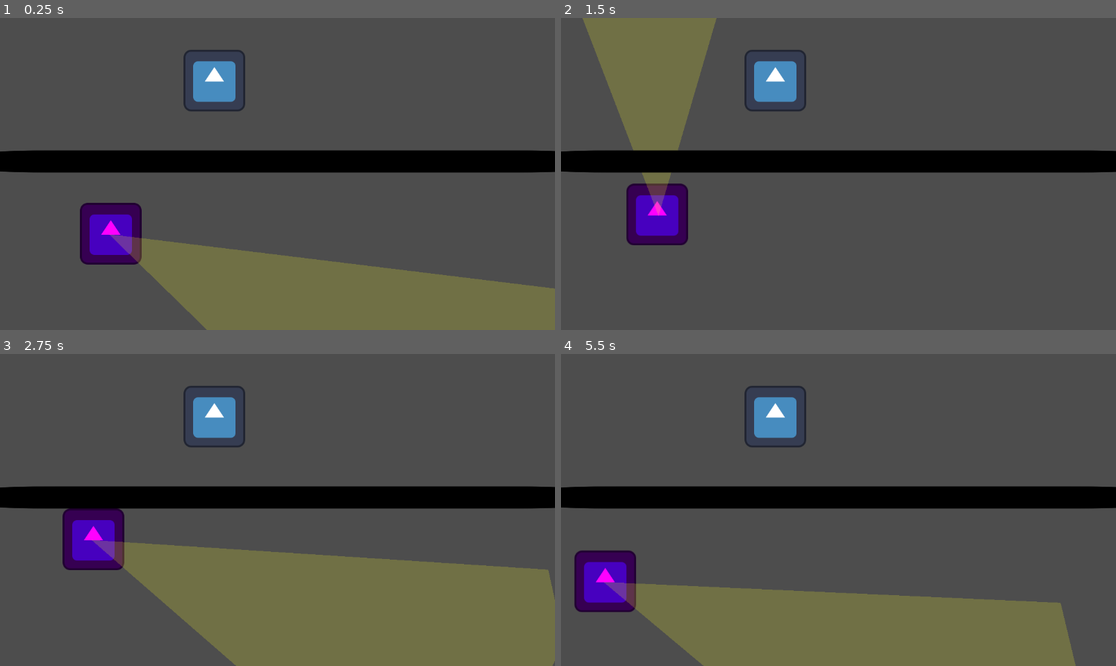
Above: before the commit, frames 1-4 (two rows, left to right).
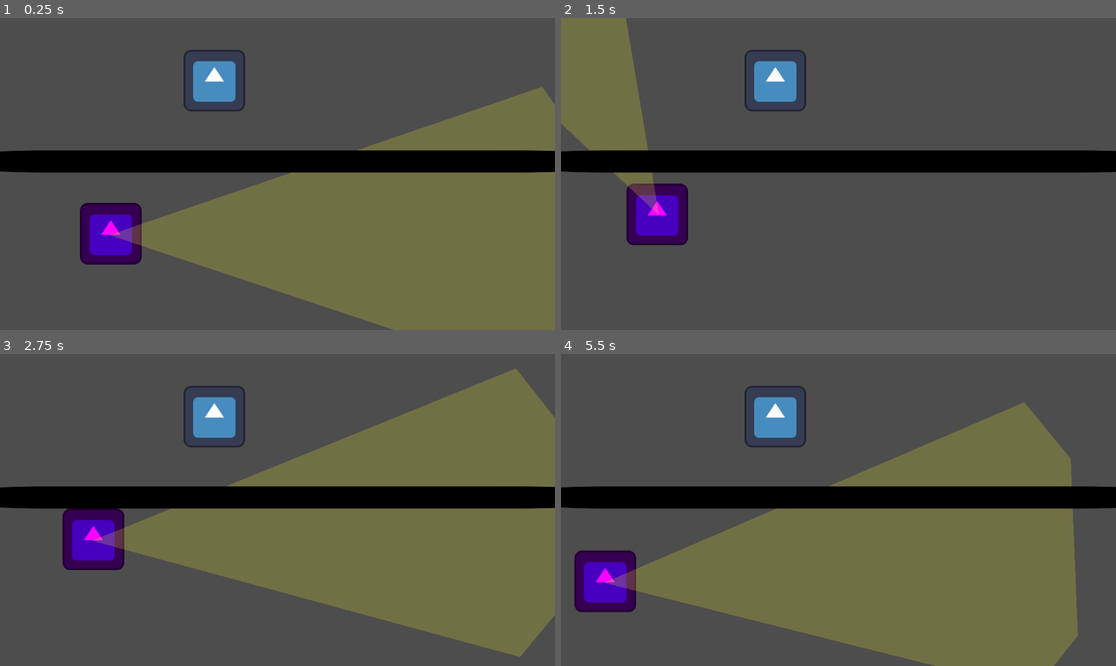
Above: after the commit, the same moments.

Repository: HeavyGorilla/CMP_Godot_Team4
Game: Godot game, scene res://test_scene/test_patrol.tscn
Two runs of this game, one before a commit and one after it. Both use one fixed random seed, a clock stepped at 60 frames per second and the inputs below. The project has no main scene, so this scene is started directly. The engine's default icon, where the game draws it, is replaced by a stand-in: a white triangle on a blue panel in a dark square.
Inputs (mouse positions are in pixels of both pictures, inside the frame that each line leads up to):
- Up to frame 1 (0.25 s): no input
- Up to frame 2 (1.5 s): tap Enter at 0.5 s; move the mouse to (960, 158) at 0.52 s; move the mouse to (727, 189) at 1.27 s
- Up to frame 3 (2.75 s): move the mouse to (333, 441) at 2.02 s
- Up to frame 4 (5.5 s): move the mouse to (810, 572) at 2.77 s; move the mouse to (1005, 556) at 3.52 s; move the mouse to (672, 463) at 4.27 s; move the mouse to (866, 510) at 5.02 s

The runs differ from the first frame. In frame 1, 28% of the frame differs, in the area x 19-100%, y 22-100%; in frame 2, 8.5%; in frame 3, 35%, in the area x 16-100%, y 4-100%; in frame 4, 31%.

Commit message:
Add files via upload

Diff:
--- a/Santa_Game/enemy_patrol/patrol.tscn
+++ b/Santa_Game/enemy_patrol/patrol.tscn
@@ -15,3 +15,7 @@
 
 [node name="CollisionShape2D" type="CollisionShape2D" parent="."]
 shape = SubResource("RectangleShape2D_gq1sf")
+
+[node name="RayCast2D" type="RayCast2D" parent="."]
+rotation = -0.00162158
+target_position = Vector2(0, 0)
--- a/Santa_Game/enemy_patrol/patrol_vision.gd
+++ b/Santa_Game/enemy_patrol/patrol_vision.gd
@@ -1,7 +1,15 @@
 extends Area2D
 
+@onready var ray_cast = get_node("../RayCast2D")
+
+func _ready():
+	ray_cast.enabled = true
+
 # 플레이어가 시야 범위 내에 들어왔을 때 호출
-func _on_body_entered(body: Node) -> void:
+func _on_body_entered(body):
 	if body.is_in_group("player"):
-		print("플레이어 감지됨!")
-		# 여기에 추가적인 로직을 구현 (게임 오버 처리)
+		# RayCast2D의 타겟 위치를 플레이어 위치로 설정
+		ray_cast.target_position = body.global_position - global_position
+		ray_cast.force_raycast_update()
+		if ray_cast.is_colliding() and ray_cast.get_collider() == body:
+			print("플레이어 감지됨!")
--- a/Santa_Game/enemy_patrol/patrol_vision.tscn
+++ b/Santa_Game/enemy_patrol/patrol_vision.tscn
@@ -6,9 +6,11 @@
 script = ExtResource("1_fsafy")
 
 [node name="CollisionPolygon2D" type="CollisionPolygon2D" parent="."]
+rotation = -0.453475
 polygon = PackedVector2Array(0, 0, 656, 646, 788, 593, 851, 485, 910, 368, 962, 266, 940, 118)
 
 [node name="place_circular_sector_image" type="Sprite2D" parent="."]
+rotation = -0.451265
 
 [node name="Polygon2D" type="Polygon2D" parent="place_circular_sector_image"]
 color = Color(1, 1, 0.156863, 0.2)
